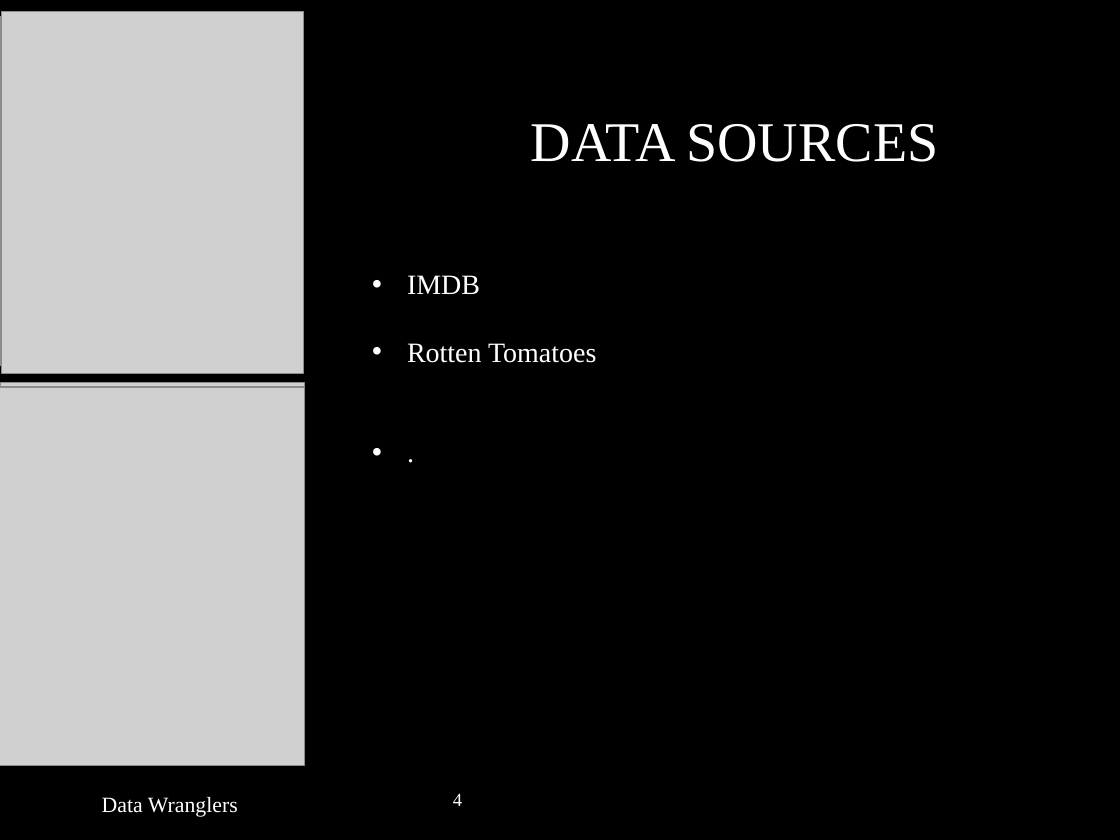
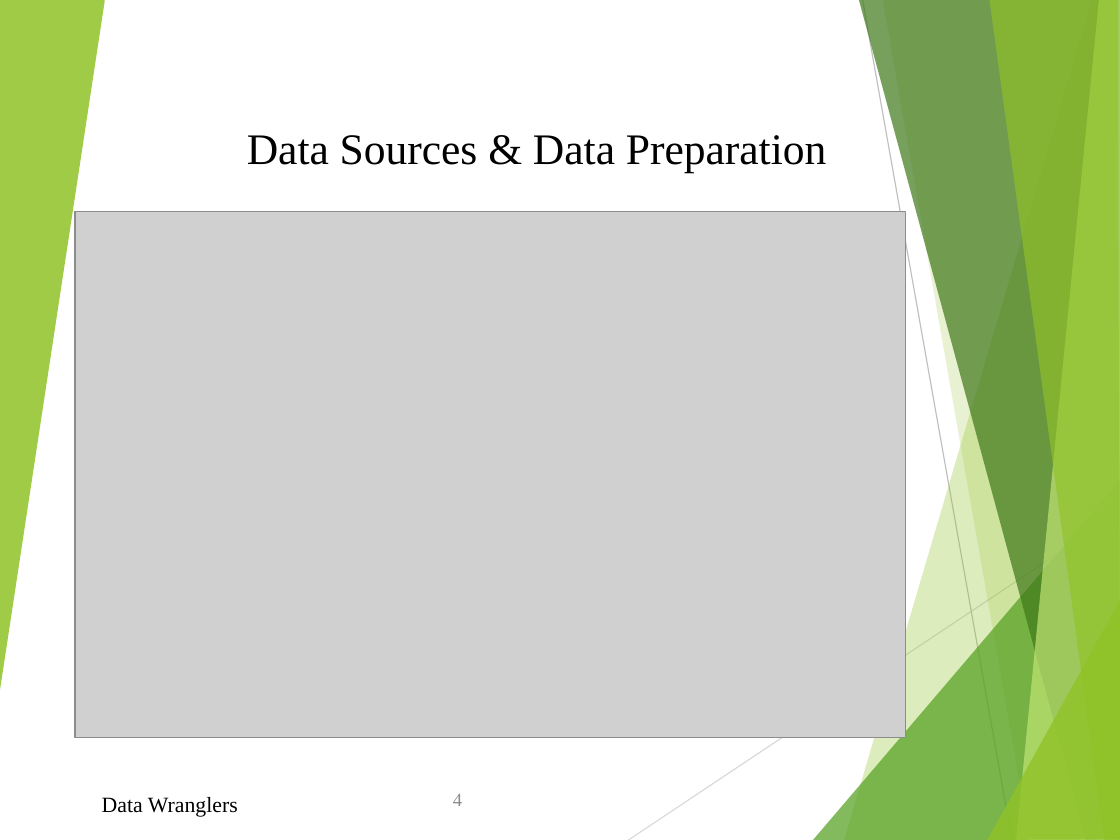
Before and after one commit to prasoons/ProjectDW, a slide deck: slide 5 of DATA-422-Data Wrangling Group Project.pptx (slide 4 before the commit). Drawn at 1120x840 pixels with LibreOffice and Linux fonts; fonts in the diff are those of the drawing; grey boxes stand for pictures; background and template pictures are left out. Boxes give left, top, right and bottom in pixels: in the first picture for what was removed or moved away, otherwise in the second. Text is boxed around its words. In the diff, an @@ line names an element or a change of style, - is before the commit and + after.

```diff
--- a/DATA-422-Data Wrangling Group Project.pptx
+++ b/DATA-422-Data Wrangling Group Project.pptx
@@ background #000000 to #FFFFFF @@
@@ rectangle removed at bbox=[0, 0, 473, 840] @@
@@ picture removed at bbox=[0, 17, 304, 366] @@
@@ group added at bbox=[0, 0, 1120, 840]: 8 freeform shapes, 2 lines @@
@@ picture removed at bbox=[1, 11, 304, 373] @@
@@ rectangle removed at bbox=[730, 0, 1120, 66] @@
@@ title at bbox=[247, 135, 826, 173]: text changed; size 36 to 28 pt; text colour #FFFFFF to #000000 @@
-DATA SOURCES
+Data Sources & Data Preparation
@@ picture added at bbox=[75, 212, 905, 738] @@
@@ text removed at bbox=[407, 275, 596, 363] @@
-• IMDB
-• Rotten Tomatoes
-• .
@@ picture removed at bbox=[0, 383, 305, 757] @@
@@ picture removed at bbox=[0, 388, 305, 766] @@
@@ text "4" at bbox=[453, 794, 462, 806]: text colour #FFFFFF to #8C8C8C @@
@@ text "Data Wranglers" at bbox=[102, 797, 238, 817]: text colour #FFFFFF to #000000 @@
```
Also in this commit, not shown: 6 other slides changed, 10 slides added, 2 slides removed.
